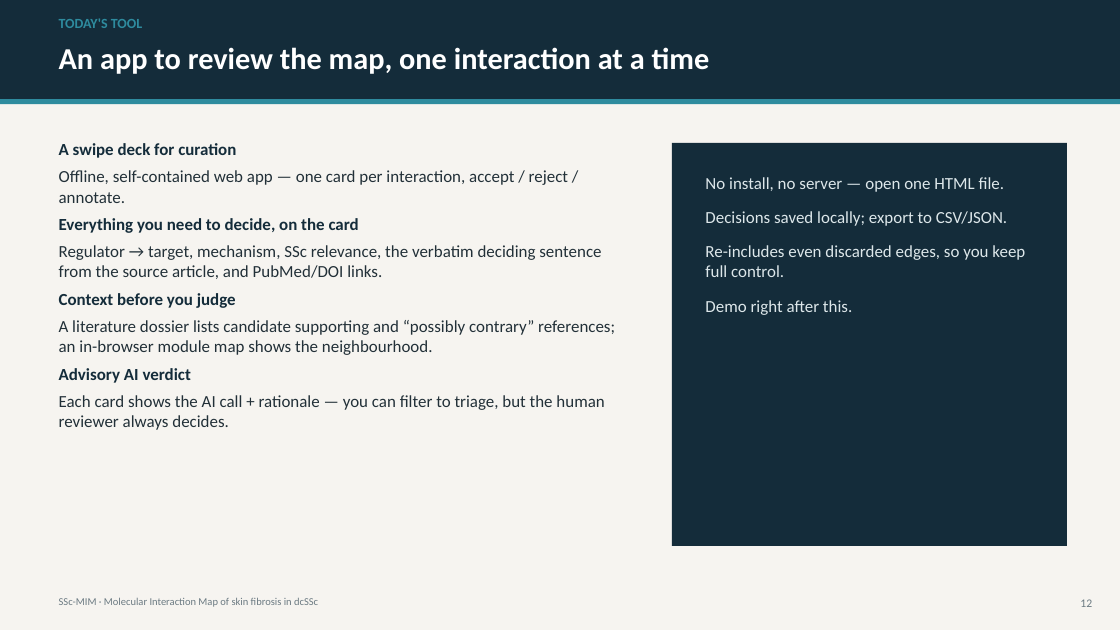
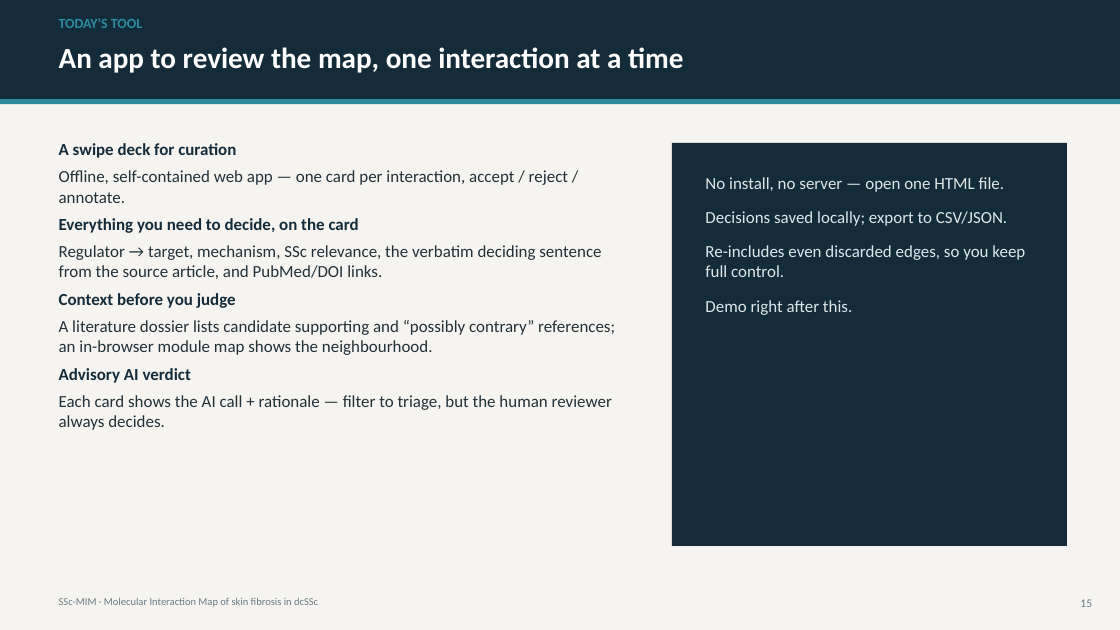
Before and after one commit to Nurtal/IDT_SSc_map, a slide deck: slide 15 of docs/SSc_MIM_presentation.pptx (slide 12 before the commit). Drawn at 1120x630 pixels with LibreOffice and Linux fonts; fonts in the diff are those of the drawing. Boxes give left, top, right and bottom in pixels: in the first picture for what was removed or moved away, otherwise in the second. Text is boxed around its words. In the diff, an @@ line names an element or a change of style, - is before the commit and + after.

```diff
--- a/docs/SSc_MIM_presentation.pptx
+++ b/docs/SSc_MIM_presentation.pptx
@@ text at (x1=59, y1=47, x2=683, y2=73): size 26 to 25 pt in "An app to review the map, one ..." @@
@@ text at (x1=59, y1=395, x2=612, y2=430): text changed @@
-Each card shows the AI call + rationale — you can filter to triage, but the human reviewer always decides.
+Each card shows the AI call + rationale — filter to triage, but the human reviewer always decides.
@@ text at (x1=1080, y1=599, x2=1092, y2=607): text changed @@
-12
+15
```
Also in this commit, not shown: 11 other slides changed, 4 slides added, 1 slide removed, 3 other files.
